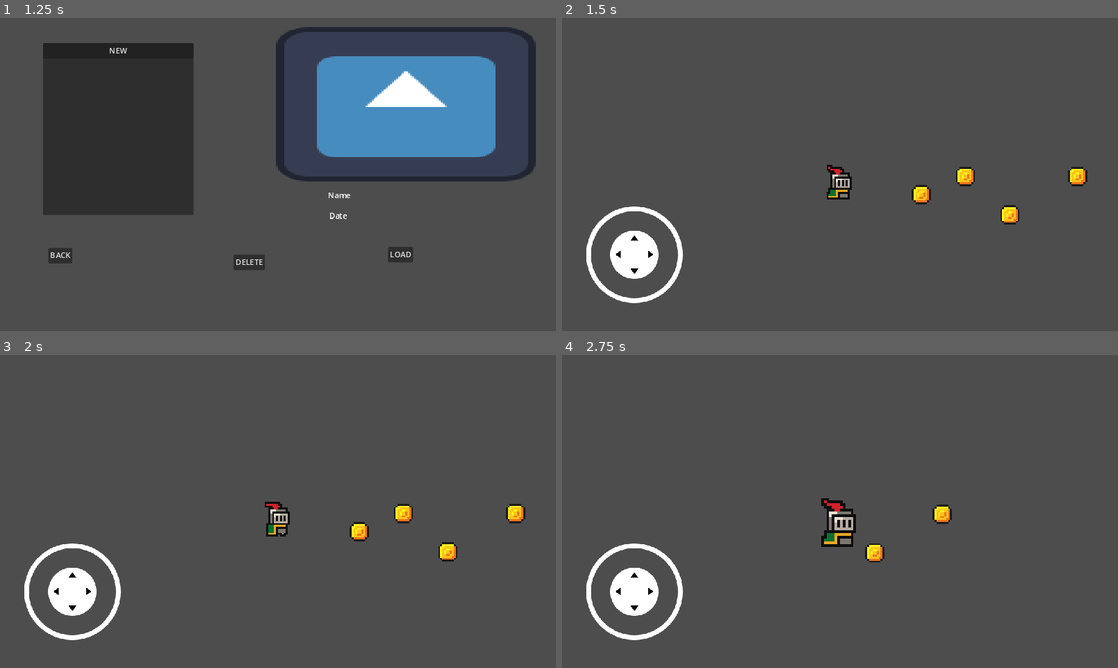
Above: before the commit, frames 1-4 (two rows, left to right).
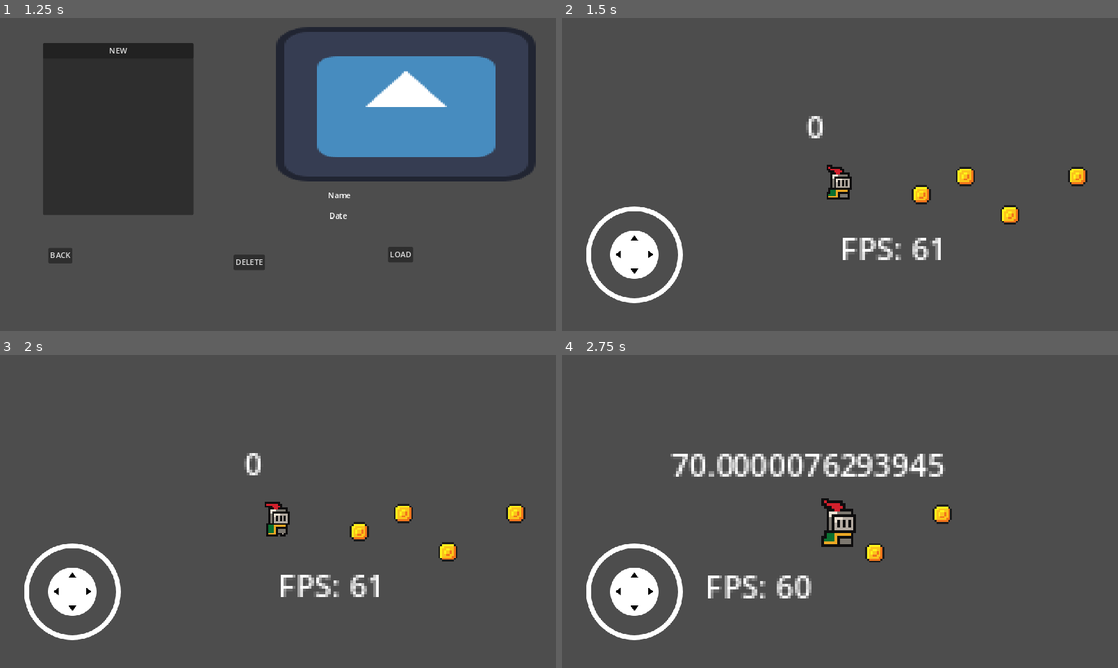
Above: after the commit, the same moments.

Repository: ASTRALLIBERTAD/gameProj
Game: Godot game, scene res://MainMenu.tscn
Same seed, same stepped clock (60 frames per second), same inputs: the game is played once before the commit and once after it. The engine's default icon, where the game draws it, is replaced by a stand-in: a white triangle on a blue panel in a dark square.
Inputs (mouse positions are in pixels of both pictures, inside the frame that each line leads up to):
- Up to frame 1 (1.25 s): click "PLAY" at 0.5 s
- Up to frame 2 (1.5 s): click "LOAD" at 1.25 s
- Up to frame 3 (2 s): no input
- Up to frame 4 (2.75 s): move the mouse to (962, 495) at 2.02 s; hold D (right) from 2.03 s (still down); click (962, 495) at 2.17 s

Frame 1 is identical in both runs. In frame 2, 0.7% of the frame differs, in the area x 43-69%, y 31-78%; in frame 3, 0.7%; in frame 4, 2.8%, in the area x 19-69%, y 31-78%.
Error in both runs: Trying to assign value of type 'Nil' to a variable of type 'String'. (res://SaveAndLoad/SaveManager.gd:68)

Commit message:
rust extension implementation

Diff:
--- a/Collectibles/coin.tscn
+++ b/Collectibles/coin.tscn
@@ -106,7 +106,7 @@
 texture_filter = 1
 sprite_frames = SubResource("SpriteFrames_c0u5d")
 animation = &"rotatingcoin"
-frame_progress = 0.186088
+frame_progress = 0.0110266
 
 [node name="CollisionShape2D" type="CollisionShape2D" parent="."]
 shape = SubResource("CircleShape2D_sv7wk")
--- /dev/null
+++ b/FpsCounter.gd
@@ -0,0 +1,12 @@
+extends Label
+
+
+# Called when the node enters the scene tree for the first time.
+func _ready() -> void:
+	pass # Replace with function body.
+
+
+# Called every frame. 'delta' is the elapsed time since the previous frame.
+
+func _process(delta: float) -> void:
+	text = "FPS: %s" % [Engine.get_frames_per_second()]
--- a/World.tscn
+++ b/World.tscn
@@ -1,9 +1,12 @@
-[gd_scene load_steps=8 format=3 uid="uid://d2oibegpqmv2b"]
+[gd_scene load_steps=11 format=3 uid="uid://d2oibegpqmv2b"]
 
 [ext_resource type="Texture2D" uid="uid://eao47njq38uu" path="res://Assets/brackeys_platformer_assets/brackeys_platformer_assets/sprites/world_tileset.png" id="1_cy2ln"]
 [ext_resource type="PackedScene" uid="uid://b7fyc7kq8s45l" path="res://Player/Player.tscn" id="1_gy5kx"]
 [ext_resource type="PackedScene" uid="uid://v2h65dti34ep" path="res://Collectibles/coin.tscn" id="3_q1b1f"]
 [ext_resource type="PackedScene" uid="uid://cf1y4gylaktvs" path="res://TouchControls.tscn" id="4_dd45r"]
+[ext_resource type="Script" path="res://FpsCounter.gd" id="5_dged2"]
+[ext_resource type="Script" path="res://player_position_x.gd" id="6_6l607"]
+[ext_resource type="Texture2D" uid="uid://djo53ep2hv88p" path="res://icon.svg" id="7_6ip7a"]
 
 [sub_resource type="GDScript" id="GDScript_ixdq0"]
 script/source = "extends Node2D
@@ -100,4 +103,21 @@
 wait_time = 5.0
 autostart = true
 
+[node name="FPSCOUNTER" type="Label" parent="."]
+offset_top = 26.0
+offset_right = 40.0
+offset_bottom = 49.0
+script = ExtResource("5_dged2")
+
+[node name="PLAYER position X" type="Label" parent="."]
+offset_left = -22.0
+offset_top = -37.0
+offset_right = 18.0
+offset_bottom = -14.0
+script = ExtResource("6_6l607")
+
+[node name="Player2" type="Player" parent="."]
+position = Vector2(-56, 0)
+texture = ExtResource("7_6ip7a")
+
 [connection signal="timeout" from="AutoSave" to="." method="_on_auto_save_timeout"]
--- /dev/null
+++ b/player_position_x.gd
@@ -0,0 +1,12 @@
+extends Label
+
+
+# Called when the node enters the scene tree for the first time.
+func _ready() -> void:
+	pass # Replace with function body.
+
+
+# Called every frame. 'delta' is the elapsed time since the previous frame.
+func _process(delta: float) -> void:
+	text = " %s " % %Player.position.x
+	pass
Not shown, added: rust.gdextension
